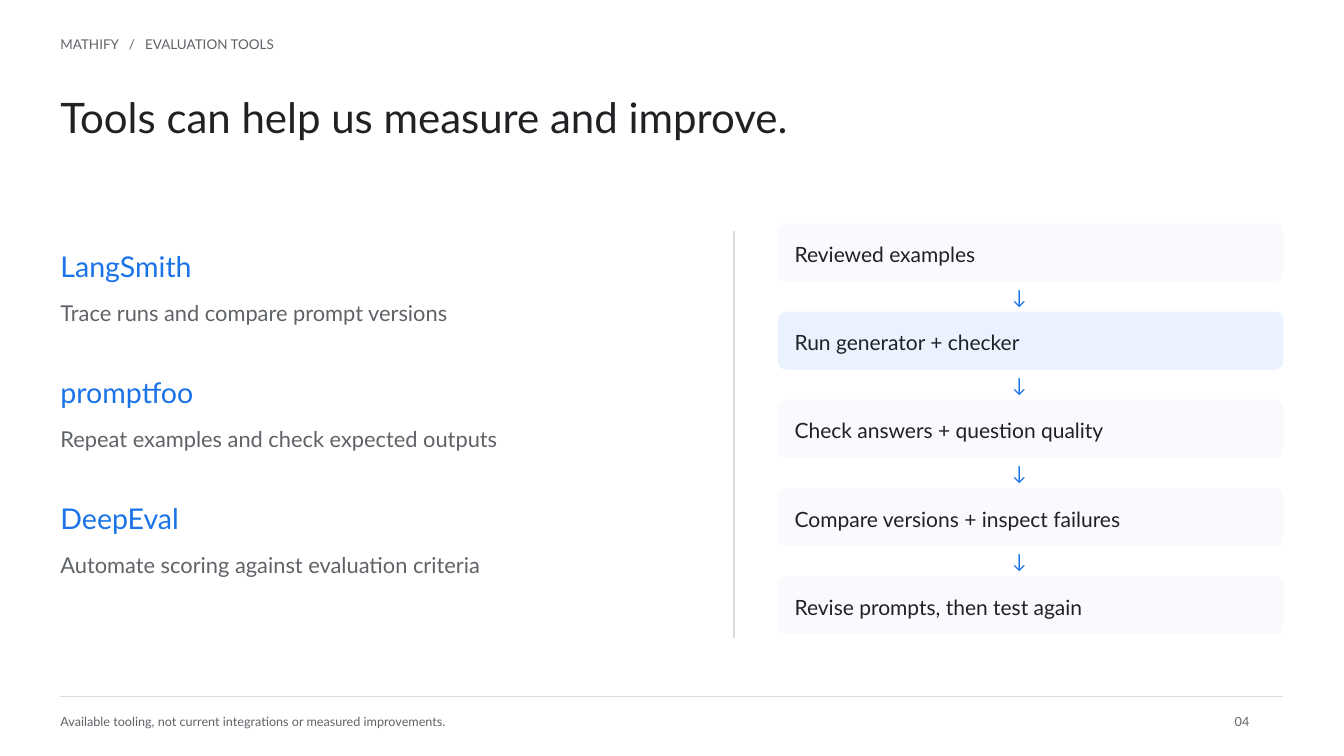
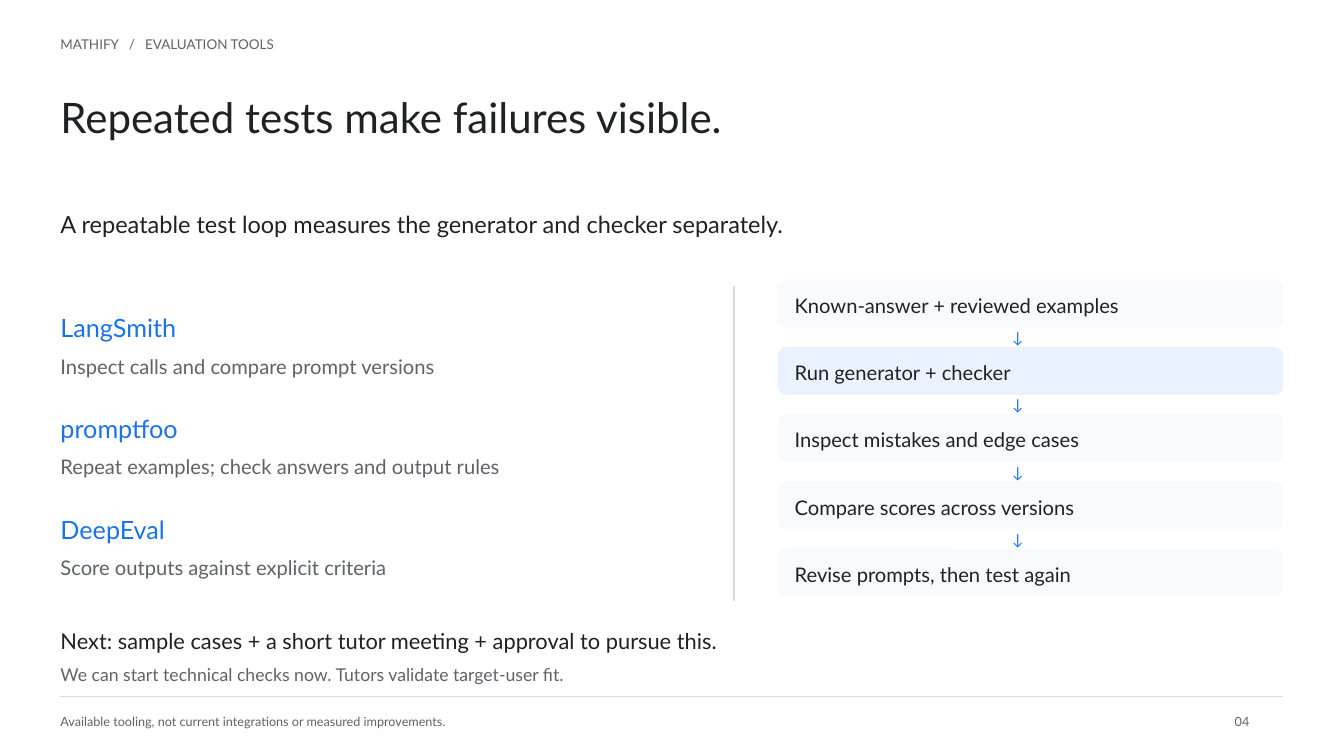
Before and after one commit to Jeff15321/mathify-brief, a slide deck: slide 4 of public/Mathify-stakeholder-evidence.pptx. Drawn at 1344x756 pixels with LibreOffice and Linux fonts; fonts in the diff are those of the drawing; background and template pictures are left out. Boxes give left, top, right and bottom in pixels: in the first picture for what was removed or moved away, otherwise in the second. Text is boxed around its words. In the diff, an @@ line names an element or a change of style, - is before the commit and + after.

```diff
--- a/public/Mathify-stakeholder-evidence.pptx
+++ b/public/Mathify-stakeholder-evidence.pptx
@@ text at <box>60,102,721,141</box>: text changed @@
-Tools can help us measure and improve.
+Repeated tests make failures visible.
@@ text added at <box>60,215,783,238</box>, 16.8 pt, text #202124 @@
+A repeatable test loop measures the generator and checker separately.
@@ line moved from (734, 231) - (734, 638) to (734, 285) - (734, 601) @@
@@ proportions changed in 5 elements at <box>778,414,1285,462</box>, <box>778,482,1285,529</box>, <box>778,347,1285,394</box>, <box>778,548,1285,596</box>, <box>778,279,1285,327</box> @@
@@ rounded rectangle: place and size @@
-rounded rectangle at <box>778,224,1285,281</box>
+rounded rectangle at <box>778,279,1285,327</box>
@@ text at <box>795,298,1119,317</box>: text changed; size 15 to 14.4 pt @@
-Reviewed examples
+Known-answer + reviewed examples
@@ size 20.4 to 18 pt; line spacing 28.1pt to 24.8pt in 3 elements at <box>60,520,165,544</box>, <box>60,419,177,443</box>, <box>60,318,176,342</box> @@
@@ text "LangSmith": place and size @@
-text "LangSmith" at <box>60,256,191,282</box>
+text "LangSmith" at <box>60,318,176,342</box>
@@ size 13.8 to 10.8 pt; line spacing 19pt to 14.9pt in 4 elements at <box>1012,461,1050,485</box>, <box>1012,393,1050,417</box>, <box>1012,527,1050,552</box>, <box>1012,326,1050,350</box> @@
@@ text "↓": place and size @@
-text "↓" at <box>1012,281,1050,312</box>
+text "↓" at <box>1012,326,1050,350</box>
@@ text at <box>60,359,434,378</box>: text changed; size 15.6 to 14.4 pt @@
-Trace runs and compare prompt versions
+Inspect calls and compare prompt versions
@@ rounded rectangle: place and size @@
-rounded rectangle at <box>778,312,1285,369</box>
+rounded rectangle at <box>778,347,1285,394</box>
@@ text "Run generator + checker": place and size @@
-text "Run generator + checker" at <box>795,334,1020,354</box>
+text "Run generator + checker" at <box>795,365,1011,384</box>
@@ text "Run generator + checker" at <box>795,365,1011,384</box>: size 15 to 14.4 pt; line spacing 20.7pt to 19.9pt @@
@@ text "promptfoo": place and size @@
-text "promptfoo" at <box>60,382,193,408</box>
+text "promptfoo" at <box>60,419,177,443</box>
@@ rounded rectangle: place and size @@
-rounded rectangle at <box>778,400,1285,458</box>
+rounded rectangle at <box>778,414,1285,462</box>
@@ text "↓": place and size @@
-text "↓" at <box>1012,370,1050,400</box>
+text "↓" at <box>1012,393,1050,417</box>
@@ text removed at <box>795,422,1103,442</box> @@
-Check answers + question quality
@@ text added at <box>795,432,1079,451</box>, 14.4 pt, text #202124 @@
+Inspect mistakes and edge cases
@@ text at <box>60,459,500,478</box>: text changed; size 15.6 to 14.4 pt @@
-Repeat examples and check expected outputs
+Repeat examples; check answers and output rules
@@ rounded rectangle: place and size @@
-rounded rectangle at <box>778,488,1285,545</box>
+rounded rectangle at <box>778,482,1285,529</box>
@@ text at <box>795,500,1074,519</box>: text changed; size 15 to 14.4 pt @@
-Compare versions + inspect failures
+Compare scores across versions
@@ text "DeepEval": place and size @@
-text "DeepEval" at <box>60,508,178,534</box>
+text "DeepEval" at <box>60,520,165,544</box>
@@ text "↓": place and size @@
-text "↓" at <box>1012,546,1050,577</box>
+text "↓" at <box>1012,527,1050,552</box>
@@ text at <box>60,560,386,579</box>: text changed; size 15.6 to 14.4 pt @@
-Automate scoring against evaluation criteria
+Score outputs against explicit criteria
@@ rounded rectangle: place and size @@
-rounded rectangle at <box>778,577,1285,634</box>
+rounded rectangle at <box>778,548,1285,596</box>
@@ text "Revise prompts, then test again" at <box>795,567,1071,586</box>: size 15 to 14.4 pt; line spacing 20.7pt to 19.9pt @@
@@ text "Revise prompts, then test again": place and size @@
-text "Revise prompts, then test again" at <box>795,599,1083,619</box>
+text "Revise prompts, then test again" at <box>795,567,1071,586</box>
@@ text added at <box>60,633,717,653</box>, 15.6 pt, text #202124 @@
+Next: sample cases + a short tutor meeting + approval to pursue this.
@@ text added at <box>60,668,564,684</box>, 12.6 pt, text #5F6368 @@
+We can start technical checks now. Tutors validate target-user fit.
```
Also in this commit, not shown: 4 slides added, 4 slides removed, 4 other files.
